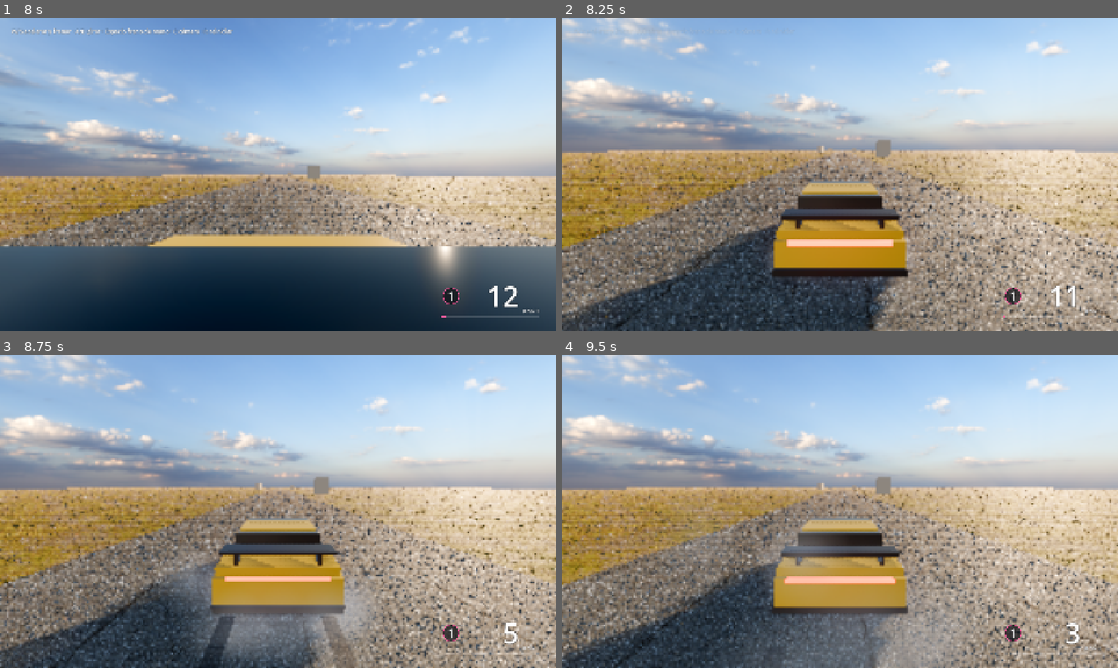
Above: before the commit, frames 1-4 (two rows, left to right).
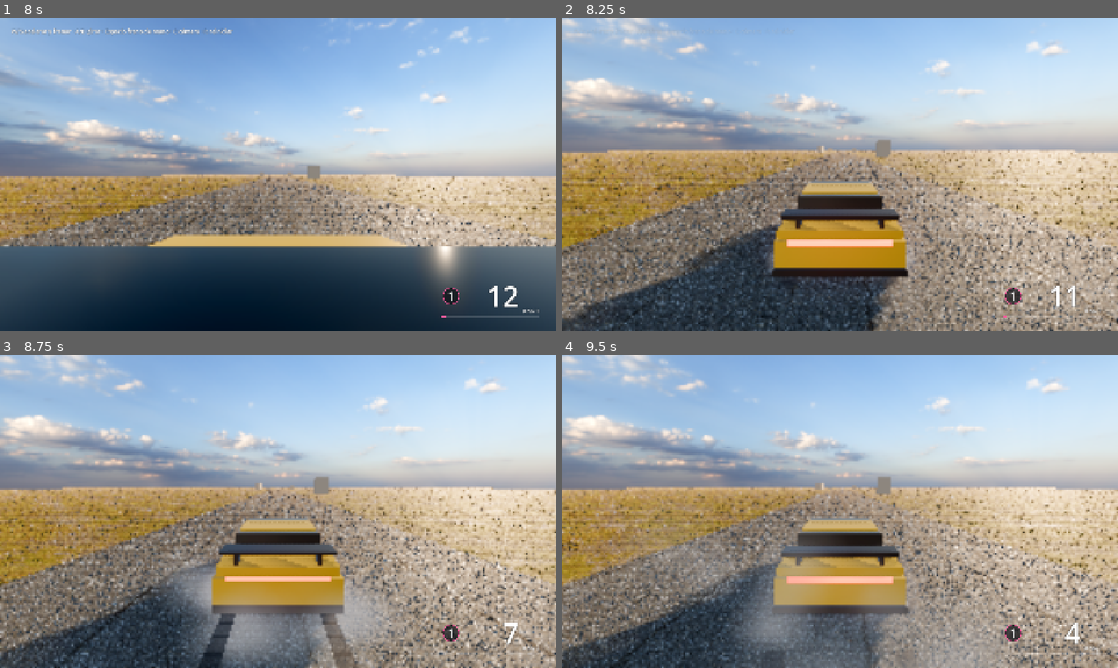
Above: after the commit, the same moments.

Repository: nicobrain14-beep/mini-horizon
Game: Godot game, scene res://scenes/levels/test_track.tscn
Two runs of this game, one before a commit and one after it. Both use one fixed random seed, a clock stepped at 60 frames per second and the inputs below.
Inputs (mouse positions are in pixels of both pictures, inside the frame that each line leads up to):
- Up to frame 1 (8 s): move the mouse to (400, 158) at 0.52 s; hold D (steer_right) 0.53-1.25 s; hold C (camera_next) 0.53-1.25 s; click (400, 158) at 0.67 s; drag from (166, 190) to (250, 237) at 1.27 s; move the mouse to (333, 105) at 2.02 s; hold D (steer_right) 2.03-2.75 s; hold C (camera_next) 2.03-2.75 s; drag from (250, 237) to (111, 127) at 2.77 s; move the mouse to (444, 221) at 3.52 s; hold A (steer_left) 3.53-4.25 s; hold C (camera_next) 3.53-4.25 s; drag from (111, 127) to (194, 96) at 4.27 s; move the mouse to (305, 174) at 5.02 s; hold Space (handbrake) 5.03-5.75 s; hold C (camera_next) 5.03-5.75 s; click (305, 174) at 5.17 s; drag from (194, 96) to (166, 190) at 5.77 s; move the mouse to (400, 158) at 6.52 s; hold W (accelerate) 6.53-7.25 s; hold C (camera_next) 6.53-7.25 s; drag from (166, 190) to (250, 237) at 7.27 s
- Up to frame 2 (8.25 s): move the mouse to (895, 105) at 8.02 s; hold Space (handbrake) from 8.03 s (still down); hold C (camera_next) from 8.03 s (still down)
- Up to frame 3 (8.75 s): keep holding Space (handbrake); keep holding C (camera_next)
- Up to frame 4 (9.5 s): release Space (handbrake) at 8.75 s; release C (camera_next) at 8.75 s; drag from (812, 574) to (673, 464) at 8.77 s

Frame 1 is identical in both runs. In frame 2, 14% of the frame differs, in the area x 0-100%, y 42-100%; in frame 3, 17%; in frame 4, 19%, in the area x 0-100%, y 40-100%.

Commit message:
Easy drift (handbrake kick, angle-holding assist, countersteer while drifting); project skills
- CarController: drifting latch, yaw kick on handbrake at speed, rear grip returns past
  drift_max_angle_deg so the slide holds instead of spinning, countersteer assist while
  drifting. Probe: 54 km/h handbrake drift peaks at 51 deg and holds without a spin.
- .claude/skills: racing-feel (from Claude-Code-Game-Studios), feel-pass, game-qa,
  game-ux-review (gstack-game), systematic-debugging, verification-before-completion,
  writing-plans (superpowers), Blender vehicle/export/LOD/UV/texture skills
  (blender-skills); MIT licenses in .claude/third_party_licenses.

Co-Authored-By: Claude Opus 5.5 <noreply@anthropic.com>
Claude-Session: https://claude.ai/code/session_01PRLhEuLNJBpFqbrTMz964H

Diff:
--- a/scripts/vehicle/car_controller.gd
+++ b/scripts/vehicle/car_controller.gd
@@ -64,8 +64,15 @@
 @export var surface_grip: Dictionary = {"asphalt": 1.0, "wet": 0.72, "dirt": 0.68, "grass": 0.55}
 
 @export_group("Drift")
-@export_range(0.0, 1.0) var handbrake_rear_grip: float = 0.42
+## Easy drift: a tap of the handbrake at speed while steering kicks the tail out and starts
+## a slide that throttle holds and countersteer (or lifting off) ends.
+@export_range(0.0, 1.0) var handbrake_rear_grip: float = 0.32
 @export_range(0.0, 1.0) var power_oversteer: float = 0.35   ## rear grip lost at full throttle while sliding
+@export_range(1.0, 3.0) var drift_oversteer_boost: float = 1.7   ## power oversteer multiplier while drifting
+@export var drift_kick: float = 0.55             ## yaw rate (rad/s) added when the handbrake starts a drift
+@export var drift_min_kmh: float = 30.0
+@export var drift_max_angle_deg: float = 40.0    ## drift assist stops the car rotating further than this
+@export_range(0.0, 5.0) var drift_assist: float = 2.5
 
 @export_group("Assists")
 @export var traction_control: bool = true
@@ -86,12 +93,15 @@
 var rpm: float = 900.0
 var speed: float = 0.0                            # m/s, signed along forward
 var wheels: Array[CarWheel] = []
+var drifting: bool = false
 
 var _shift_timer: float = 0.0
 var _steer: float = 0.0
 var _flipped_time: float = 0.0
 var _air_time: float = 0.0
 var _fall_speed: float = 0.0
+var _drift_time: float = 0.0
+var _beta: float = 0.0                    # body slip angle (rad, absolute)
 
 
 func _ready() -> void:
@@ -165,6 +175,7 @@
 	var up: Vector3 = basis_now.y
 	speed = linear_velocity.dot(fwd)
 	_update_gearbox(delta)
+	_update_drift(delta, up)
 
 	# suspension, with an anti-roll bar per axle
 	var loads: Array[float] = []
@@ -241,7 +252,7 @@
 	var max_angle: float = deg_to_rad(lerpf(max_steer_deg, high_speed_steer_deg, clampf(kmh / steer_falloff_kmh, 0.0, 1.0)))
 	var target: float = steer_input * max_angle
 	var lat: float = linear_velocity.dot(global_basis.x)
-	if absf(speed) > 3.0 and absf(steer_input) < 0.1:
+	if absf(speed) > 3.0 and (absf(steer_input) < 0.1 or drifting):
 		var slip_angle: float = atan2(lat, absf(speed))
 		target += clampf(slip_angle, -max_angle, max_angle) * countersteer_assist
 	_steer = move_toward(_steer, target, steer_speed * delta)
@@ -315,7 +326,10 @@
 			mu *= handbrake_rear_grip
 		elif drivetrain != Drivetrain.FWD:
 			var sliding: float = clampf((absf(atan2(v_lat, maxf(absf(v_long), 1.0))) - deg_to_rad(peak_slip_deg)) / 0.3, 0.0, 1.0)
-			mu *= 1.0 - power_oversteer * throttle * sliding
+			var boost: float = drift_oversteer_boost if drifting else 1.0
+			# past the drift angle limit the rear finds its grip again (assist), so the slide holds
+			var hold: float = clampf((_beta - deg_to_rad(drift_max_angle_deg)) / deg_to_rad(10.0), 0.0, 1.0) if drifting else 0.0
+			mu *= 1.0 - clampf(power_oversteer * boost, 0.0, 0.9) * throttle * sliding * (1.0 - hold)
 	var max_force: float = mu * w.tire_load
 
 	# lateral: slip-angle curve, rising to a peak, then falling to slide_grip
@@ -351,10 +365,31 @@
 	apply_force(wheel_fwd * f_long + wheel_right * f_lat, r)
 
 
+func _update_drift(delta: float, up: Vector3) -> void:
+	var lat: float = linear_velocity.dot(global_basis.x)
+	var beta: float = absf(atan2(lat, maxf(absf(speed), 1.0)))
+	_beta = beta
+	if Input.is_action_just_pressed("handbrake") and speed * 3.6 > drift_min_kmh and absf(steer_input) > 0.2:
+		drifting = true
+		_drift_time = 0.0
+		# kick the tail out: an angular impulse that adds drift_kick rad/s of yaw
+		var yaw_inertia: float = mass * (wheelbase * wheelbase + track_width * track_width) / 6.0
+		apply_torque_impulse(up * signf(steer_input) * drift_kick * yaw_inertia)
+	if drifting:
+		_drift_time += delta
+		# drift assist: hold the angle instead of spinning
+		var over: float = clampf((beta - deg_to_rad(drift_max_angle_deg)) / deg_to_rad(15.0), 0.0, 1.0)
+		if over > 0.0:
+			apply_torque(-up * angular_velocity.dot(up) * mass * drift_assist * over * 4.0)
+		var settled: bool = _drift_time > 0.4 and beta < deg_to_rad(peak_slip_deg * 1.2)
+		if settled or speed * 3.6 < drift_min_kmh * 0.5:
+			drifting = false
+
+
 ## Stability control: damps yaw when the car slides further than it should,
 ## unless the driver is drifting on purpose with the handbrake.
 func _stability(up: Vector3, fwd: Vector3) -> void:
-	if not stability_control or handbrake or absf(speed) < 5.0:
+	if not stability_control or handbrake or drifting or absf(speed) < 5.0:
 		return
 	var lat: float = linear_velocity.dot(global_basis.x)
 	var beta: float = absf(atan2(lat, absf(speed)))
--- a/tools/car_probe.gd
+++ b/tools/car_probe.gd
@@ -30,13 +30,24 @@
 	Input.action_press("steer_left")
 	await _wait(3.0)
 	print("turning: %.1f km/h yaw %.1f deg up.y %.2f" % [car.speed_kmh(), rad_to_deg(car.global_rotation.y), car.global_basis.y.y])
+	Input.action_release("steer_left")
+	await _wait(3.0)                            # straighten up and build speed for the drift
+	print("before drift: %.1f km/h" % car.speed_kmh())
+	Input.action_press("steer_left")
 	Input.action_press("handbrake")
-	await _wait(0.6)
+	await _wait(0.25)
 	Input.action_release("handbrake")
-	var lat: float = absf(car.linear_velocity.dot(car.global_basis.x))
-	print("handbrake drift: sideways %.1f m/s, rear slip %.1f m/s" % [lat, absf(car.wheels[2].slip_lateral)])
+	var peak: float = 0.0
+	for i: int in 12:
+		await _wait(0.125)
+		print("  t%.2f v%.1f beta%.0f yaw%.2f drift=%s gear%d thr%.1f hb=%s" % [i * 0.125, car.speed_kmh(), rad_to_deg(atan2(car.linear_velocity.dot(car.global_basis.x), absf(car.speed))), car.angular_velocity.y, str(car.drifting), car.gear, car.throttle, str(car.handbrake)])
+		peak = maxf(peak, rad_to_deg(absf(atan2(car.linear_velocity.dot(car.global_basis.x), absf(car.speed)))))
+	print("drift: peak body angle %.0f deg, drifting=%s, %.1f km/h" % [peak, str(car.drifting), car.speed_kmh()])
+	Input.action_release("steer_left")
 	await _wait(2.0)
-	Input.action_release("steer_left")
+	print("after drift: angle %.0f deg, drifting=%s, up.y %.2f" % [rad_to_deg(absf(atan2(car.linear_velocity.dot(car.global_basis.x), absf(car.speed)))), str(car.drifting), car.global_basis.y.y])
+	if peak < 12.0:
+		fail.append("drift does not start")
 	Input.action_release("accelerate")
 	await _wait(3.0)
 	print("end: %.1f km/h up.y %.2f pos %s" % [car.speed_kmh(), car.global_basis.y.y, str(car.global_position.snapped(Vector3.ONE * 0.1))])
Not shown, added: .claude/third_party_licenses/blender-skills-arjun988.txt
Not shown, added: .claude/third_party_licenses/claude-code-game-studios.txt
Not shown, added: .claude/third_party_licenses/gstack-game.txt
Not shown, added: .claude/third_party_licenses/superpowers.txt
Not shown, added: .claude/skills/blender-godot-export/SKILL.md
Not shown, added: .claude/skills/blender-godot-export/references/godot-checklist.md
Not shown, added: .claude/skills/export-pipeline/SKILL.md
Not shown, added: .claude/skills/export-pipeline/references/engine-import.md
Not shown, added: .claude/skills/feel-pass/SKILL.md
Not shown, added: .claude/skills/feel-pass/SKILL.md.tmpl
Not shown, added: .claude/skills/feel-pass/references/feedback-chains.md
Not shown, added: .claude/skills/feel-pass/references/feel-vocabulary.md
(and 33 more such lines)
